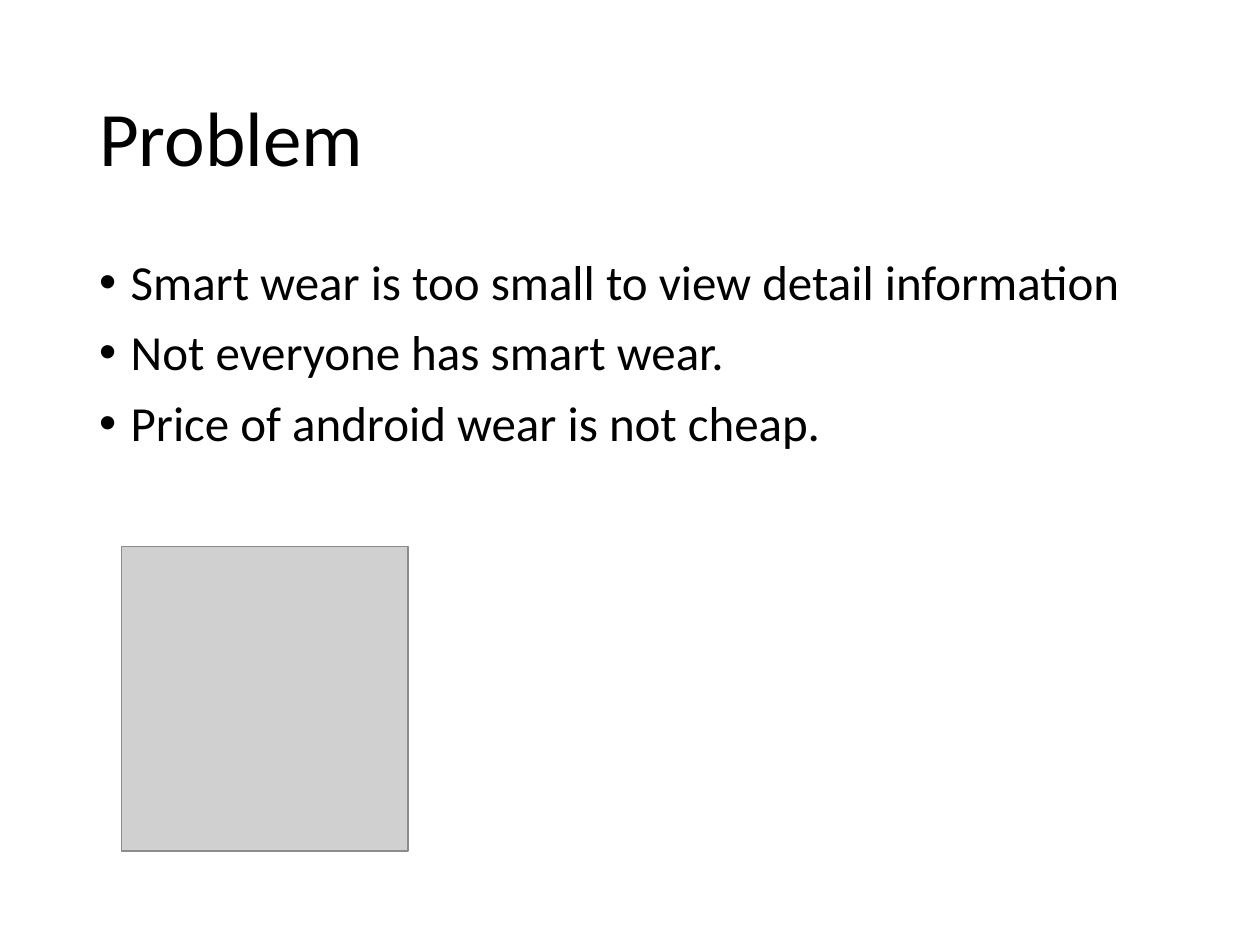
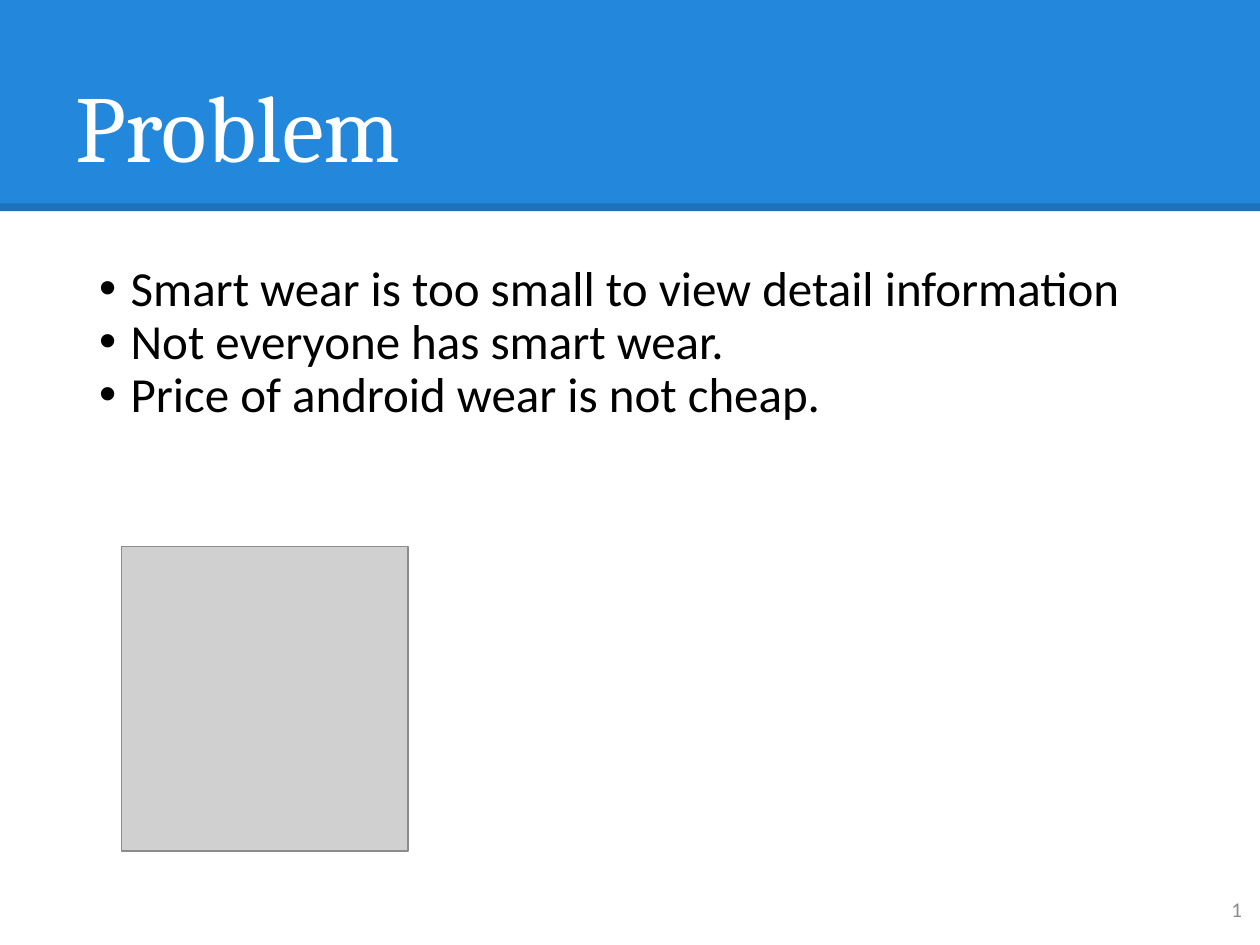
Before and after one commit to hqt/street-router, a slide deck: slide 1 of Document/presentation/nam/voice notify.pptx. Drawn at 1260x945 pixels with LibreOffice and Linux fonts; fonts in the diff are those of the drawing; grey boxes stand for pictures. Boxes give left, top, right and bottom in pixels: in the first picture for what was removed or moved away, otherwise in the second. Text is boxed around its words. In the diff, an @@ line names an element or a change of style, - is before the commit and + after.

Commit message:
update style for slide

```diff
--- a/Document/presentation/nam/voice notify.pptx
+++ b/Document/presentation/nam/voice notify.pptx
@@ rectangle added at bbox=[0, 0, 1260, 212], fill #2388DB @@
@@ title "Problem": place and size @@
-title "Problem" at bbox=[99, 112, 363, 167]
+title "Problem" at bbox=[76, 96, 401, 163]
@@ title "Problem" at bbox=[76, 96, 401, 163]: size 44 to 54 pt, font Calibri to Cambria, text colour #000000 to #FFFFFF; vertical alignment middle to bottom @@
@@ line added from (0, 207) to (1260, 207), #000000 4.5 pt @@
@@ text "Smart wear is too small ..." at bbox=[131, 272, 1119, 420]: less space between paragraphs @@
@@ page number added at bbox=[1231, 903, 1242, 917], 12 pt, text #8C8C8C @@
+1
```
Also in this commit, not shown: 7 other slides changed, 8 other files.
